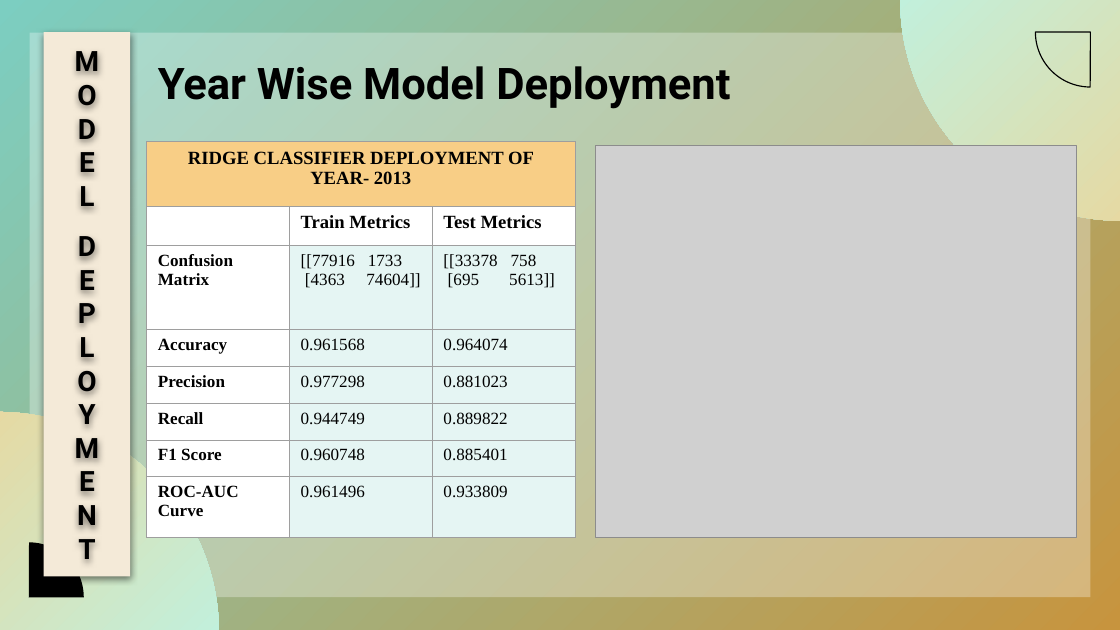
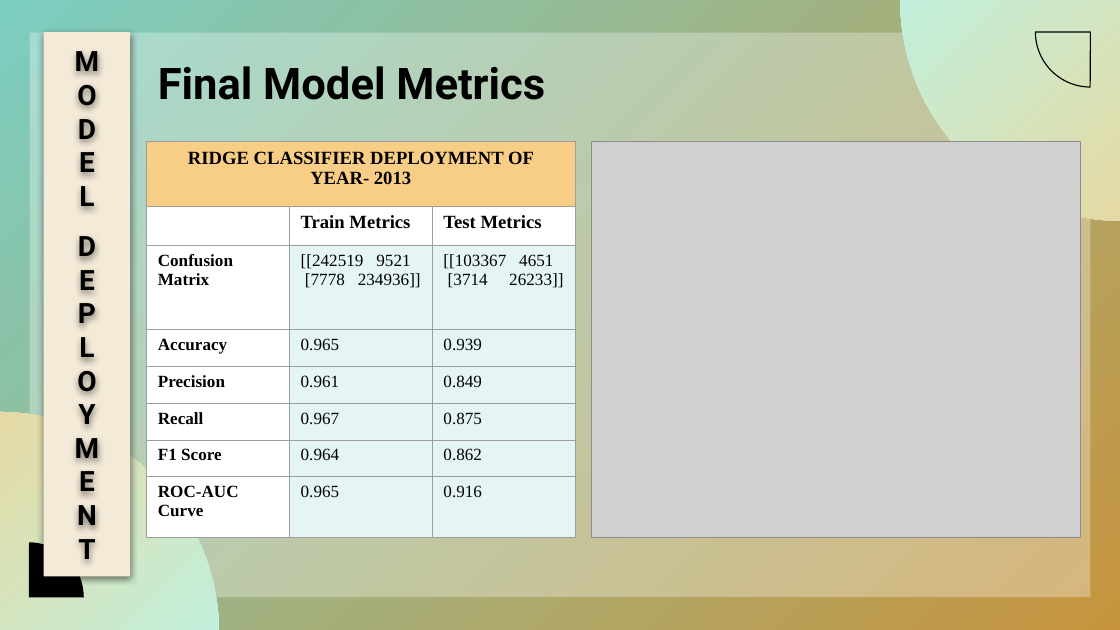
Before and after one commit to PrabhatMishra2111/Capstone-Project-P2P-Lending-Group-, a slide deck: slide 30 of Lending Club Final Presentation.pptx (slide 32 before the commit). Drawn at 1120x630 pixels with LibreOffice and Linux fonts; fonts in the diff are those of the drawing; grey boxes stand for pictures; background and template pictures are left out. Boxes give left, top, right and bottom in pixels: in the first picture for what was removed or moved away, otherwise in the second. Text is boxed around its words. In the diff, an @@ line names an element or a change of style, - is before the commit and + after.

```diff
--- a/Lending Club Final Presentation.pptx
+++ b/Lending Club Final Presentation.pptx
@@ title at <box>158,66,545,100</box>: text changed @@
-Year Wise Model Deployment
+Final Model Metrics
@@ table at <box>147,142,577,538</box> @@
-row 3, column 2: [[77916 1733 / [4363 74604]]
+row 3, column 2: [[242519 9521 / [7778 234936]]
-row 3, column 3: [[33378 758 / [695 5613]]
+row 3, column 3: [[103367 4651 / [3714 26233]]
-row 4, column 2: 0.961568
+row 4, column 2: 0.965
-row 4, column 3: 0.964074
+row 4, column 3: 0.939
-row 5, column 2: 0.977298
+row 5, column 2: 0.961
-row 5, column 3: 0.881023
+row 5, column 3: 0.849
-row 6, column 2: 0.944749
+row 6, column 2: 0.967
-row 6, column 3: 0.889822
+row 6, column 3: 0.875
-row 7, column 2: 0.960748
+row 7, column 2: 0.964
-row 7, column 3: 0.885401
+row 7, column 3: 0.862
-row 8, column 2: 0.961496
+row 8, column 2: 0.965
-row 8, column 3: 0.933809
+row 8, column 3: 0.916
@@ picture: place and size @@
-picture at <box>596,146,1076,538</box>
+picture at <box>591,142,1081,538</box>
```
Also in this commit, not shown: 6 other slides changed, 1 slide added, 7 slides removed.
